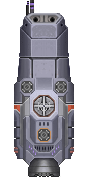
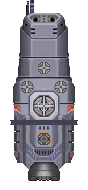
Before/after of a 88×190 layered artwork. What changed in the layer stack:
painted on "Background Merged" over (10, 16, 78, 181)
